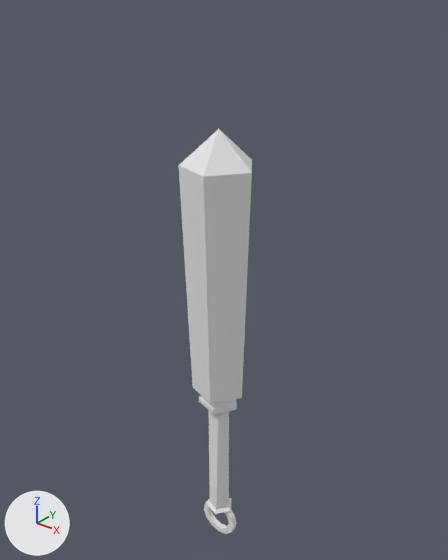
The OBJ model Assets/3D/Exports/Knots/Knots_low.obj, before and after one commit.
One viewpoint serves both versions: a camera (50 mm lens) standing at (6.71, -8.25, 9.61) and looking at (-0.23, 0.42, 4.24). The axes (+X, +Y, +Z) are drawn at lower left. The lights are the same throughout. Where no turn or scale is listed for an object, it has been applied to the vertices. Vertices at the same position are counted once.

Objects in the first picture: 'Knots_low'.
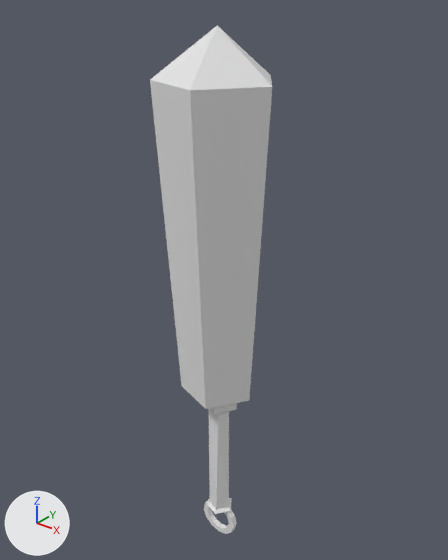
Commit message: Update Knots_Low

Boxes (x1, y1, x2, y2) around the edits, measured in the pictures (448 x 560 px):
'Knots_low', reshaped
    before: (178, 129, 252, 534)
    after: (150, 26, 272, 534)
part 1 of me_knots_low, built on
    before: (178, 129, 252, 404)
    after: (150, 26, 272, 409)

The change, as a diff of the scene's bpy script:
```diff
--- a/Assets/3D/Exports/Knots/Knots_low.obj.py
+++ b/Assets/3D/Exports/Knots/Knots_low.obj.py
@@ me_knots_low @@
 # used by ob_knots_low; location = (0.0, 0.0, 0.0)
-me_knots_low.from_pydata(...)  # 107 vertices, 105 faces; spans x -0.57..0.94, y -0.68..0.68, z -2.07..7.32
-me_knots_low.materials.append(mat_initialshadinggroup)  # white #e7e7e7
+me_knots_low.from_pydata(...)  # 205 vertices, 133 faces; spans x -1.68..1.38, y -1.61..1.59, z -2.07..8.95
+# me_knots_low part 1: 11 vertices moved from x -0.57..0.71, y -0.68..0.68, z 1.98..7.32 to x -0.94..1.07, y -1.06..1.06, z 1.99..8.95; 1 vertex removed from x 0.94, y -0.66, z 6.29; 25 vertices added at x -1.68..1.38, y -1.61..1.59, z 4.95..7.7
```
